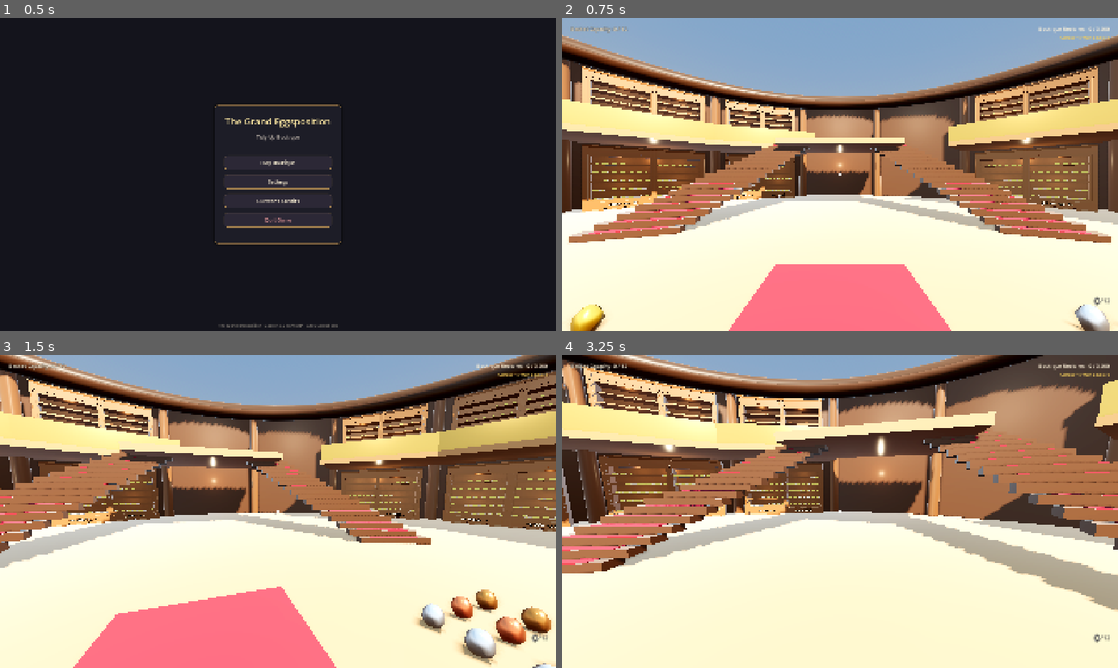
Above: before the commit, frames 1-4 (two rows, left to right).
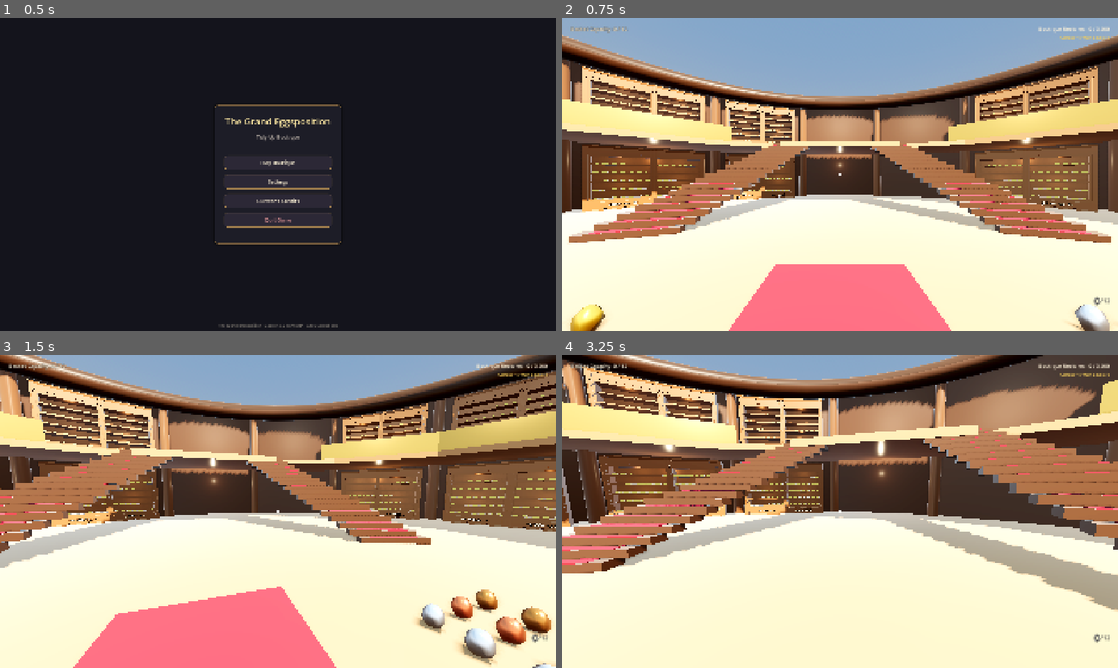
Above: after the commit, the same moments.

Repository: JS-Marinn/the-grand-eggsposition
Game: Godot game, scene res://scenes/ui/main_menu.tscn
Two runs of this game, one before a commit and one after it. Both use one fixed random seed, a clock stepped at 60 frames per second and the inputs below.
Inputs (mouse positions are in pixels of both pictures, inside the frame that each line leads up to):
- Up to frame 1 (0.5 s): no input
- Up to frame 2 (0.75 s): click "Play Boutique" at 0.5 s
- Up to frame 3 (1.5 s): tap Enter at 1.25 s; move the mouse to (305, 511) at 1.27 s; press the mouse at (305, 511) at 1.28 s; hold W (move_forward) from 1.28 s (still down)
- Up to frame 4 (3.25 s): tap Space at 1.52, 1.82, 2.27, 2.57 s; move the mouse to (812, 511) at 2.02 s; release the mouse at (812, 511) at 2.03 s; tap Tab (open_journal) at 2.1 s; release W (move_forward) at 2.75 s; click "✕" at 2.75 s

Frame 1 is identical in both runs. In frame 2, 3.1% of the frame differs, in the area x 29-73%, y 34-59%; in frame 3, 4.3%; in frame 4, 8.3%, in the area x 27-100%, y 18-55%.

Commit message:
fix(fps, stairs): set unlimited FPS by default with V-Sync disabled, fix staircase ramp transforms and landing collision

Diff:
--- a/project.godot
+++ b/project.godot
@@ -32,6 +32,7 @@
 window/size/viewport_height=1080
 window/stretch/mode="canvas_items"
 window/stretch/aspect="expand"
+window/vsync/vsync_mode=0
 
 [editor_plugins]
 
--- a/scenes/endgame/final_space_rotunda.tscn
+++ b/scenes/endgame/final_space_rotunda.tscn
@@ -124,8 +124,11 @@
 material = SubResource("Mat_Parquet")
 size = Vector3(5.0, 0.25, 3.0)
 
+[sub_resource type="BoxShape3D" id="Shape_StairRamp"]
+size = Vector3(2.4, 0.25, 7.6)
+
 [sub_resource type="BoxShape3D" id="Shape_Landing"]
-size = Vector3(5.0, 0.25, 3.0)
+size = Vector3(9, 0.3, 3.4)
 
 [sub_resource type="StyleBoxFlat" id="StyleBoxFlat_HUD"]
 bg_color = Color(0.08, 0.06, 0.05, 0.75)
@@ -783,8 +786,24 @@
 
 [node name="GrandStaircases" type="Node3D" parent="."]
 
+[node name="RampRight" type="StaticBody3D" parent="GrandStaircases"]
+transform = Transform3D(-0.882344, 0.220209, -0.415905, 0, 0.883767, 0.467927, 0.470604, 0.412873, -0.779787, 4.2, 1.8, -8)
+collision_layer = 1
+collision_mask = 3
+
+[node name="Col" type="CollisionShape3D" parent="GrandStaircases/RampRight"]
+shape = SubResource("Shape_StairRamp")
+
+[node name="RampLeft" type="StaticBody3D" parent="GrandStaircases"]
+transform = Transform3D(-0.882344, -0.220209, 0.415905, 0, 0.883767, 0.467927, -0.470604, 0.412873, -0.779787, -4.2, 1.8, -8)
+collision_layer = 1
+collision_mask = 3
+
+[node name="Col" type="CollisionShape3D" parent="GrandStaircases/RampLeft"]
+shape = SubResource("Shape_StairRamp")
+
 [node name="Landing" type="StaticBody3D" parent="GrandStaircases"]
-transform = Transform3D(1, 0, 0, 0, 1, 0, 0, 0, 1, 0, 3.5, -9.2)
+transform = Transform3D(1, 0, 0, 0, 1, 0, 0, 0, 1, 0, 3.5, -12.5)
 collision_layer = 1
 collision_mask = 3
 
--- a/scenes/main/game.tscn
+++ b/scenes/main/game.tscn
@@ -127,10 +127,10 @@
 size = Vector3(6.5, 0.3, 4.5)
 
 [sub_resource type="BoxShape3D" id="Shape_Landing"]
-size = Vector3(6.5, 0.3, 4.5)
+size = Vector3(9, 0.3, 3.4)
 
 [sub_resource type="BoxShape3D" id="Shape_StairRamp"]
-size = Vector3(2.4, 0.25, 8.4)
+size = Vector3(2.4, 0.25, 7.6)
 
 [node name="Game" type="Node3D"]
 
@@ -563,6 +563,17 @@
 [node name="Mesh" type="MeshInstance3D" parent="MezzanineBalcony/Railing_06"]
 mesh = SubResource("Mesh_Railing")
 
+[node name="MezzFloor_07" type="StaticBody3D" parent="MezzanineBalcony"]
+transform = Transform3D(0.923880, 0, -0.382683, 0, 1, 0, 0.382683, 0, 0.923880, 5.2428, 3.5, -12.6571)
+collision_layer = 1
+collision_mask = 3
+
+[node name="Col" type="CollisionShape3D" parent="MezzanineBalcony/MezzFloor_07"]
+shape = SubResource("Shape_MezzFloor")
+
+[node name="Mesh" type="MeshInstance3D" parent="MezzanineBalcony/MezzFloor_07"]
+mesh = SubResource("Mesh_MezzFloor")
+
 [node name="MezzFloor_09" type="StaticBody3D" parent="MezzanineBalcony"]
 transform = Transform3D(0.923880, 0, 0.382683, 0, 1, 0, -0.382683, 0, 0.923880, -5.2428, 3.5, -12.6571)
 collision_layer = 1
@@ -573,17 +584,6 @@
 
 [node name="Mesh" type="MeshInstance3D" parent="MezzanineBalcony/MezzFloor_09"]
 mesh = SubResource("Mesh_MezzFloor")
-
-[node name="Railing_09" type="StaticBody3D" parent="MezzanineBalcony"]
-transform = Transform3D(0.923880, 0, 0.382683, 0, 1, 0, -0.382683, 0, 0.923880, -4.5157, 4.05, -10.9018)
-collision_layer = 1
-collision_mask = 3
-
-[node name="Col" type="CollisionShape3D" parent="MezzanineBalcony/Railing_09"]
-shape = SubResource("Shape_Railing")
-
-[node name="Mesh" type="MeshInstance3D" parent="MezzanineBalcony/Railing_09"]
-mesh = SubResource("Mesh_Railing")
 
 [node name="MezzFloor_10" type="StaticBody3D" parent="MezzanineBalcony"]
 transform = Transform3D(0.707107, 0, 0.707107, 0, 1, 0, -0.707107, 0, 0.707107, -9.6874, 3.5, -9.6874)
@@ -730,7 +730,7 @@
 [node name="GrandStaircases" type="Node3D" parent="."]
 
 [node name="Landing" type="StaticBody3D" parent="GrandStaircases"]
-transform = Transform3D(1, 0, 0, 0, 1, 0, 0, 0, 1, 0, 3.5, -11.5)
+transform = Transform3D(1, 0, 0, 0, 1, 0, 0, 0, 1, 0, 3.5, -12.5)
 collision_layer = 1
 collision_mask = 3
 
@@ -741,7 +741,7 @@
 mesh = SubResource("Mesh_Landing")
 
 [node name="RampRight" type="StaticBody3D" parent="GrandStaircases"]
-transform = Transform3D(-0.897171, -0.192129, -0.397707, 0.000000, 0.900434, -0.434992, 0.441684, -0.390262, -0.807843, 4.2000, 1.7500, -8.2500)
+transform = Transform3D(-0.882344, 0.220209, -0.415905, 0, 0.883767, 0.467927, 0.470604, 0.412873, -0.779787, 4.2, 1.8, -8)
 collision_layer = 1
 collision_mask = 3
 
@@ -749,7 +749,7 @@
 shape = SubResource("Shape_StairRamp")
 
 [node name="RampLeft" type="StaticBody3D" parent="GrandStaircases"]
-transform = Transform3D(-0.897171, 0.192129, 0.397707, 0.000000, 0.900434, -0.434992, -0.441684, -0.390262, -0.807843, -4.2000, 1.7500, -8.2500)
+transform = Transform3D(-0.882344, -0.220209, 0.415905, 0, 0.883767, 0.467927, -0.470604, 0.412873, -0.779787, -4.2, 1.8, -8)
 collision_layer = 1
 collision_mask = 3
 
--- a/scripts/autoload/settings_manager.gd
+++ b/scripts/autoload/settings_manager.gd
@@ -10,7 +10,7 @@
 # Display & Video
 var window_mode: int = 0 # 0: Windowed, 1: Borderless, 2: Fullscreen
 var resolution: Vector2i = Vector2i(1920, 1080)
-var vsync_enabled: bool = true
+var vsync_enabled: bool = false
 var fps_limit: int = 0 # 0: Unlimited, 30, 60, 120, 144, 240
 var camera_fov: float = 80.0
 var fov: float:
--- a/tools/verify_project.gd
+++ b/tools/verify_project.gd
@@ -829,6 +829,7 @@
 		menu.queue_free()
 		sm.fps_limit = initial_fps
 		sm.apply_all()
+		sm.save_settings()
 	else:
 		_fail("Could not load res://scenes/ui/settings_menu.tscn")
 
